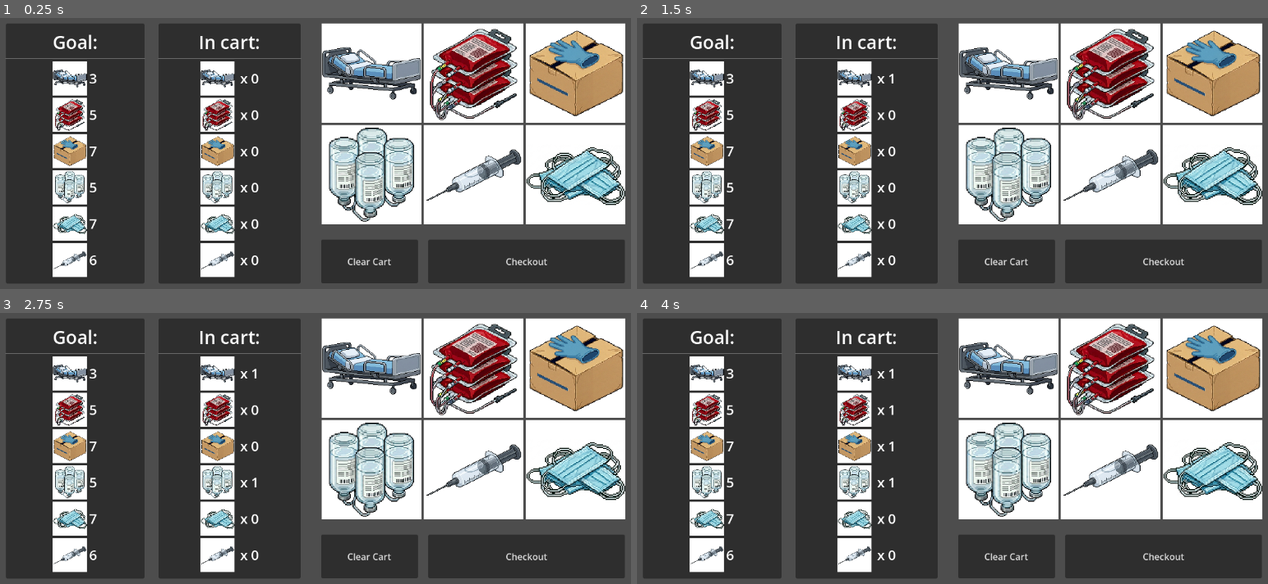
Above: before the commit, frames 1-4 (two rows, left to right).
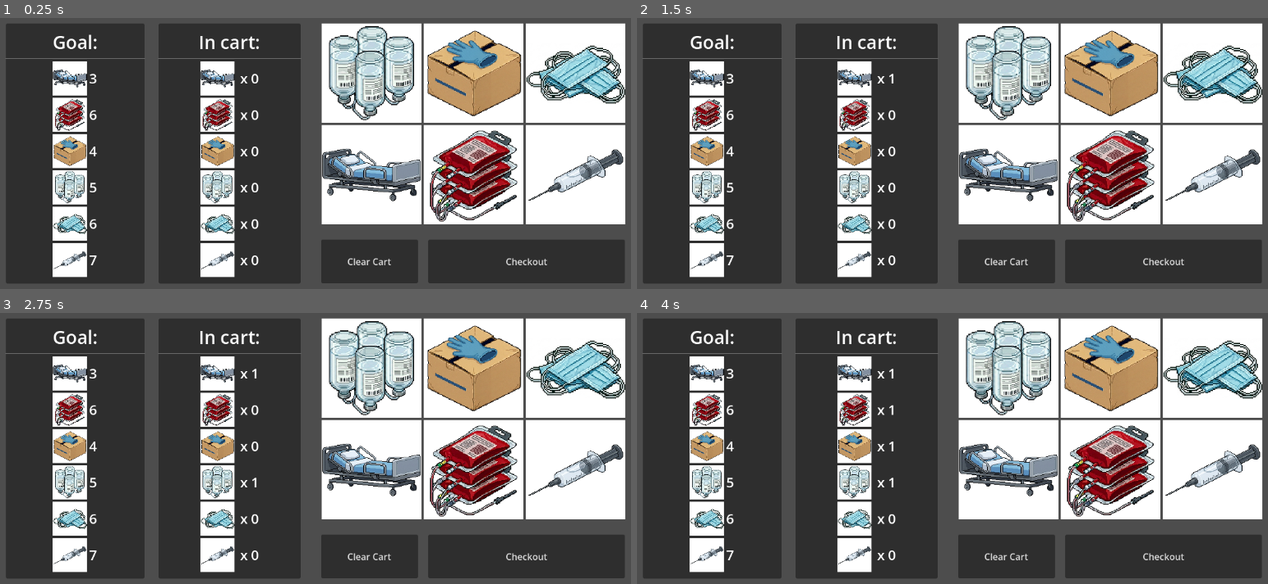
Above: after the commit, the same moments.

Repository: ghost-ily/NSTP_SLB_Project
Game: Godot game, scene res://Medical Equipment Game/med_eqp_game.tscn
The game is run twice, just before and just after one commit, with the same random seed, the same clock (stepped at 60 frames per second) and the same inputs.
Inputs (mouse positions are in pixels of both pictures, inside the frame that each line leads up to; where the layout moved, square brackets give the same spot in the first picture):
- Up to frame 1 (0.25 s): no input
- Up to frame 2 (1.5 s): click "Checkout" at 0.5 s; click (1009, 175) [1009, 72] at 1.25 s
- Up to frame 3 (2.75 s): click (372, 367) [372, 470] at 2 s
- Up to frame 4 (4 s): click (1110, 470) [1110, 367] at 2.75 s; click (1110, 367) [1211, 367] at 3.5 s

The runs differ from the first frame. In frame 1, 20% of the frame differs, in the area x 14-100%, y 3-92%; in frame 2, 20%; in frame 3, 20%; in frame 4, 20%.

Commit message:
Added button randomization

Diff:
--- a/Medical Equipment Game/med_equip_game.gd
+++ b/Medical Equipment Game/med_equip_game.gd
@@ -7,18 +7,21 @@
 var syringe: TextureButton
 var mask: TextureButton
 var all_btns: Array
+
 var bed_g: Label
 var blood_g: Label
 var glove_g: Label
 var bottle_g: Label
 var syringe_g: Label
 var mask_g: Label
+
 var bed_c: Label
 var blood_c: Label
 var glove_c: Label
 var bottle_c: Label
 var syringe_c: Label
 var mask_c: Label
+
 var clear_cart: Button
 var checkout: Button
 var all_goals: Array
@@ -53,7 +56,7 @@
 	clear_cart = $ClearCart
 	checkout = $Checkout
 	connect_signals()
-	generate_new_goals()
+	start_game()
 
 
 # Called every frame. 'delta' is the elapsed time since the previous frame.
@@ -95,11 +98,14 @@
 		in_cart.clear()
 	else:
 		in_cart.clear()
-		generate_new_goals()
+		start_game()
 
 
 
-func generate_new_goals() -> void:
+func start_game() -> void:
 	for g in all_goals:
 		var i_goal = randi_range(3, 7)
 		g.text = str(i_goal)
+
+	for i in range(all_btns.size()):
+		$InputContainer.move_child(all_btns[i], randi_range(0, 5))
